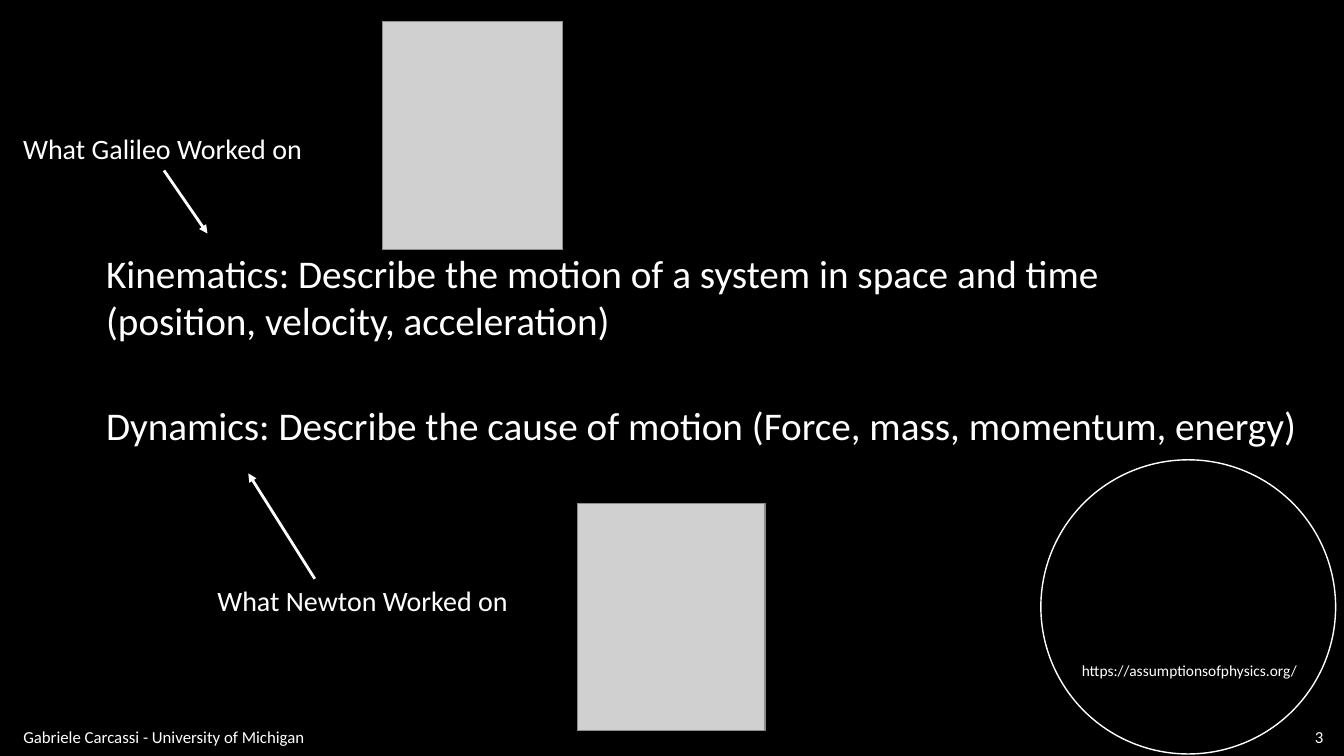
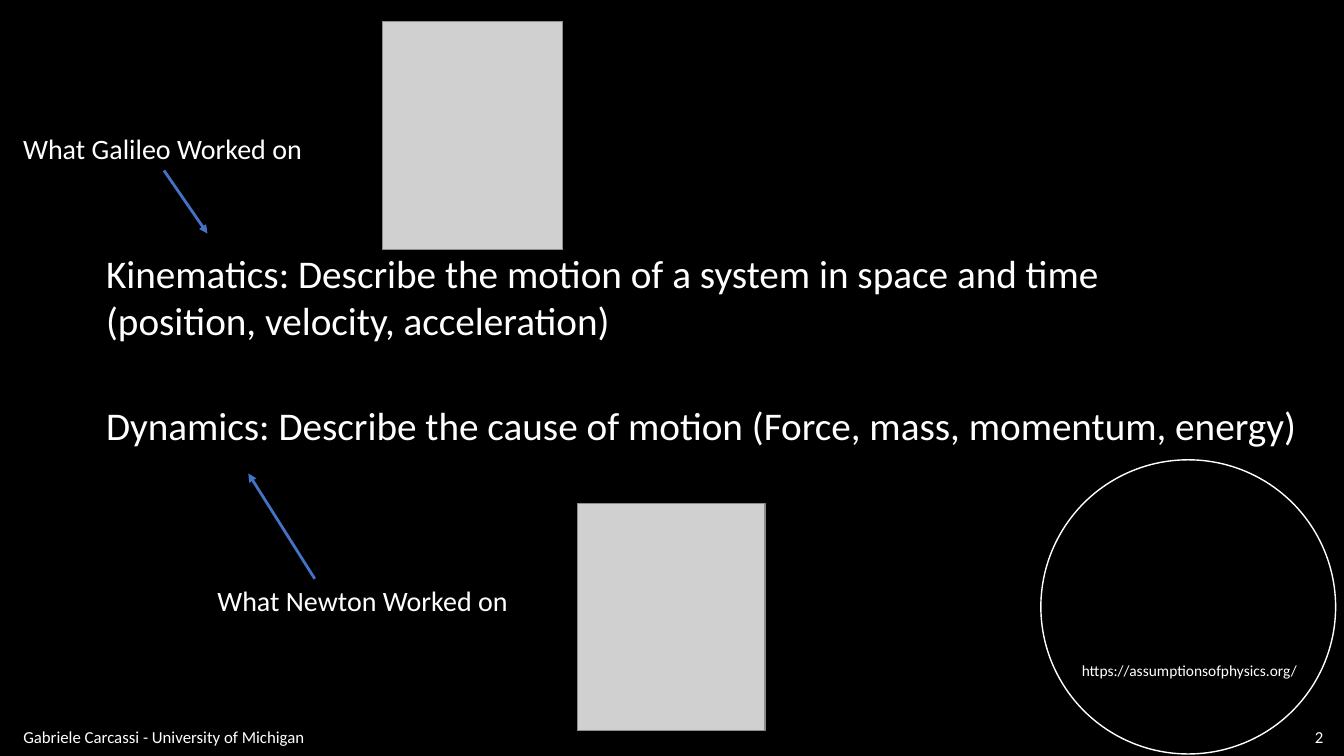
Before and after one commit to assumptionsofphysics/slides, a slide deck: slide 2 of BookCompanions-v2/RP-Class-2.pptx (slide 3 before the commit). Drawn at 1344x756 pixels with LibreOffice and Linux fonts; fonts in the diff are those of the drawing; grey boxes stand for pictures; background and template pictures are left out. Boxes give left, top, right and bottom in pixels: in the first picture for what was removed or moved away, otherwise in the second. Text is boxed around its words. In the diff, an @@ line names an element or a change of style, - is before the commit and + after.

```diff
--- a/BookCompanions-v2/RP-Class-2.pptx
+++ b/BookCompanions-v2/RP-Class-2.pptx
@@ arrow (164, 170) - (208, 234): stroke #FFFFFF 2 pt to #4472C4 2 pt @@
@@ arrow (315, 579) - (248, 474): stroke #FFFFFF 2 pt to #4472C4 2 pt @@
@@ page number at (1315,732,1323,743): text changed @@
-3
+2
```
Also in this commit, not shown: 12 other slides changed, 3 slides removed, 1 other file.
